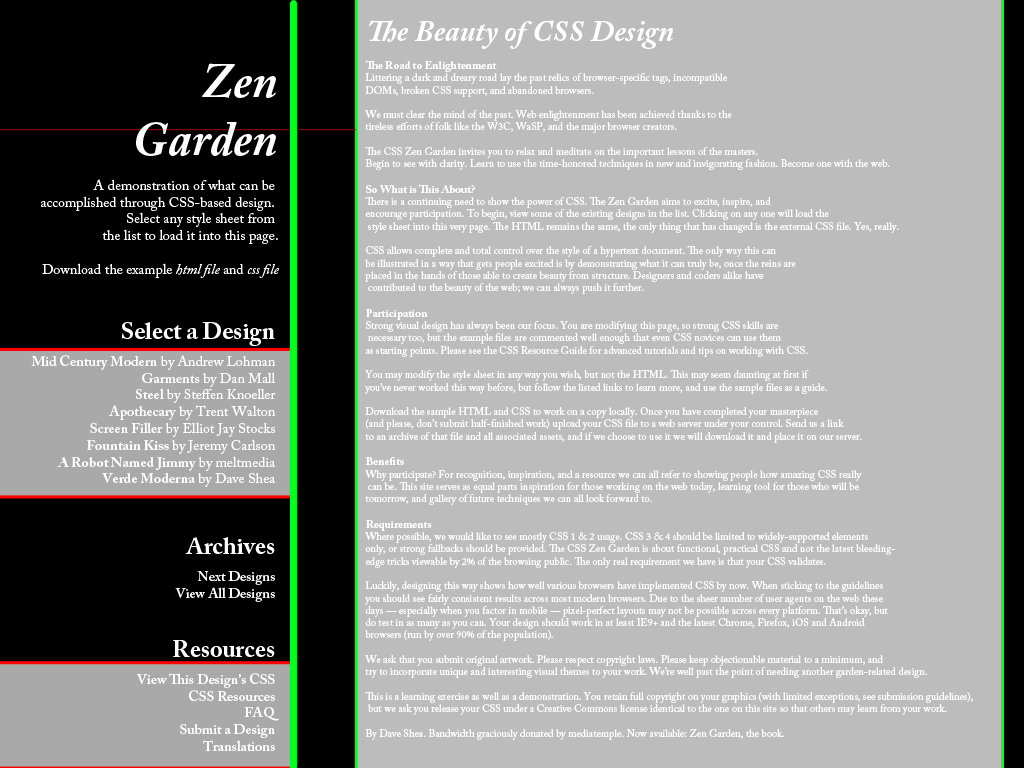
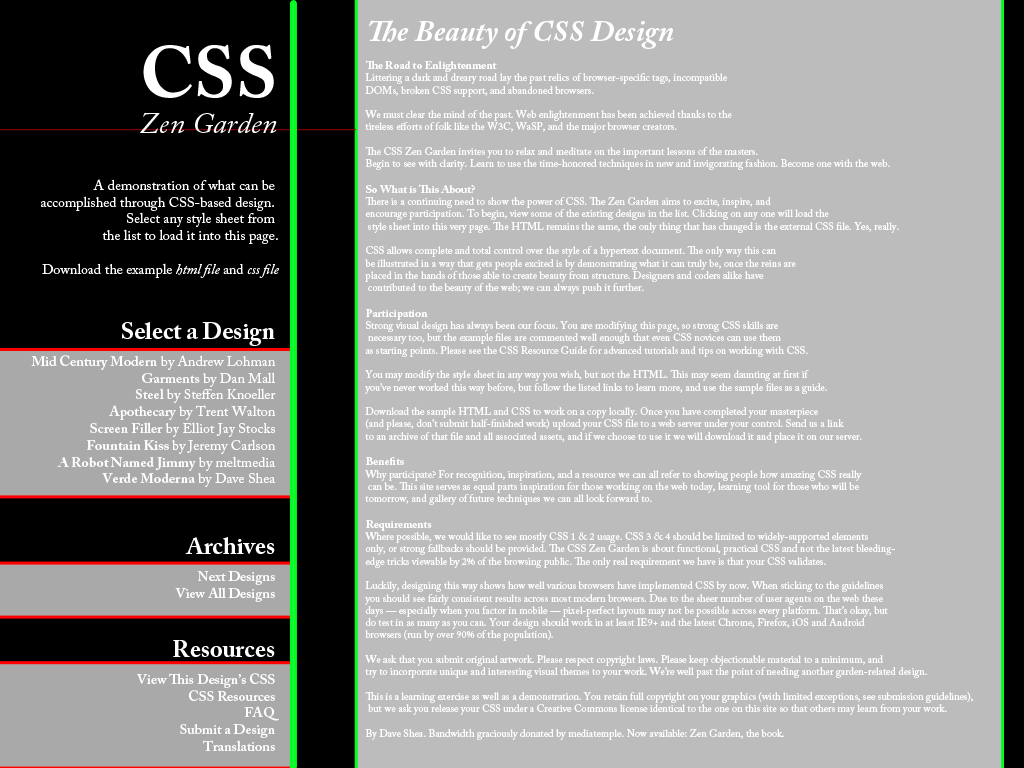
Layers edited between the first and the second 1024 x 768 image:
renamed "Zen Garden" to "CSS Zen Garden", painted on it over [136, 44, 277, 156]
added layer "Shape 2 copy 2" above "Shape 2 copy" over [0, 564, 290, 616]
